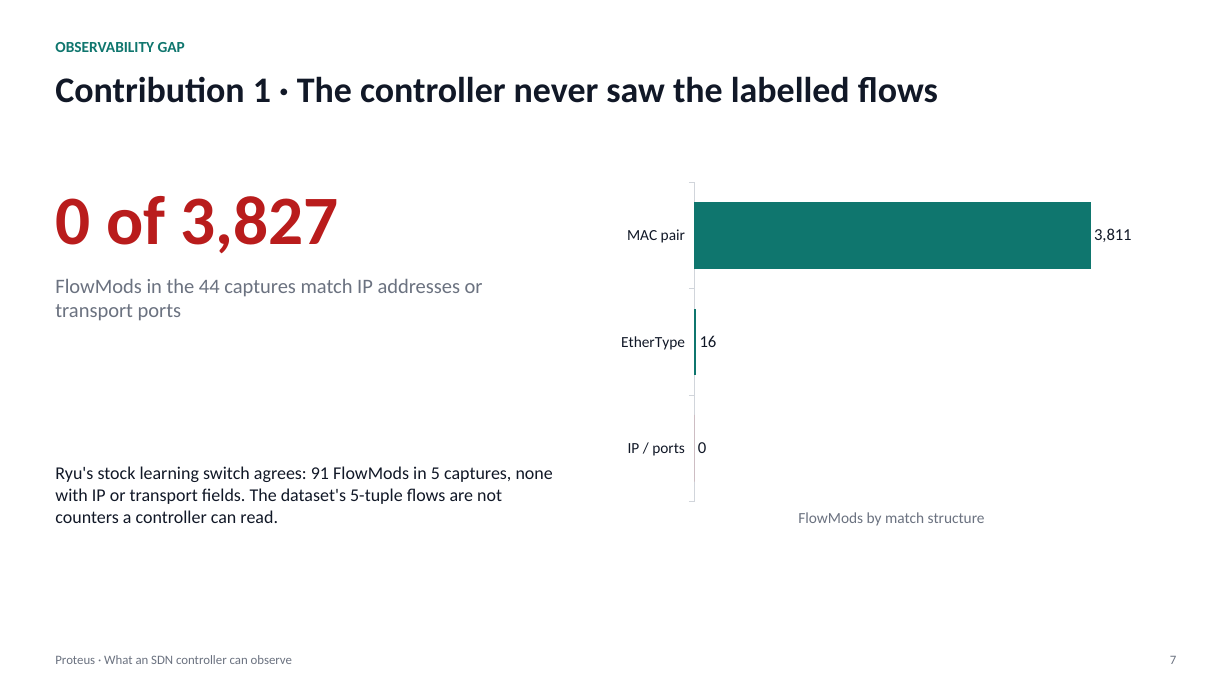
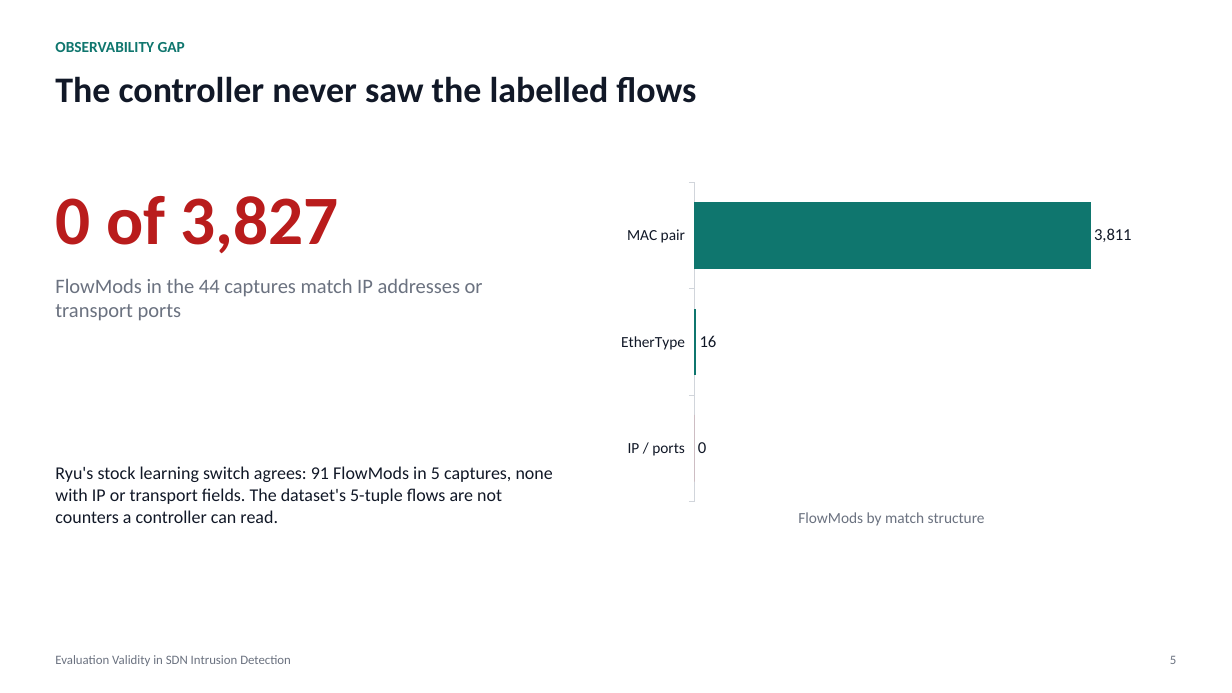
Before and after one commit to adhyan-jain/Proteus, a slide deck: slide 5 of research/insdn_controller/PRESENTATION.pptx (slide 7 before the commit). Drawn at 1232x693 pixels with LibreOffice and Linux fonts; fonts in the diff are those of the drawing. Boxes give left, top, right and bottom in pixels: in the first picture for what was removed or moved away, otherwise in the second. Text is boxed around its words. In the diff, an @@ line names an element or a change of style, - is before the commit and + after.

Commit message:
Deck: rebuild as 14 slides mirroring the paper (contributions, pipeline, audit, host structure on two datasets, limitations)

```diff
--- a/research/insdn_controller/PRESENTATION.pptx
+++ b/research/insdn_controller/PRESENTATION.pptx
@@ text at bbox=[55, 76, 696, 103]: text changed @@
-Contribution 1 · The controller never saw the labelled flows
+The controller never saw the labelled flows
@@ text at bbox=[55, 655, 291, 666]: text changed @@
-Proteus · What an SDN controller can observe
+Evaluation Validity in SDN Intrusion Detection
@@ text at bbox=[1170, 656, 1176, 664]: text changed @@
-7
+5
```
Also in this commit, not shown: 9 other slides changed, 4 slides added, 8 slides removed, 1 other file.
